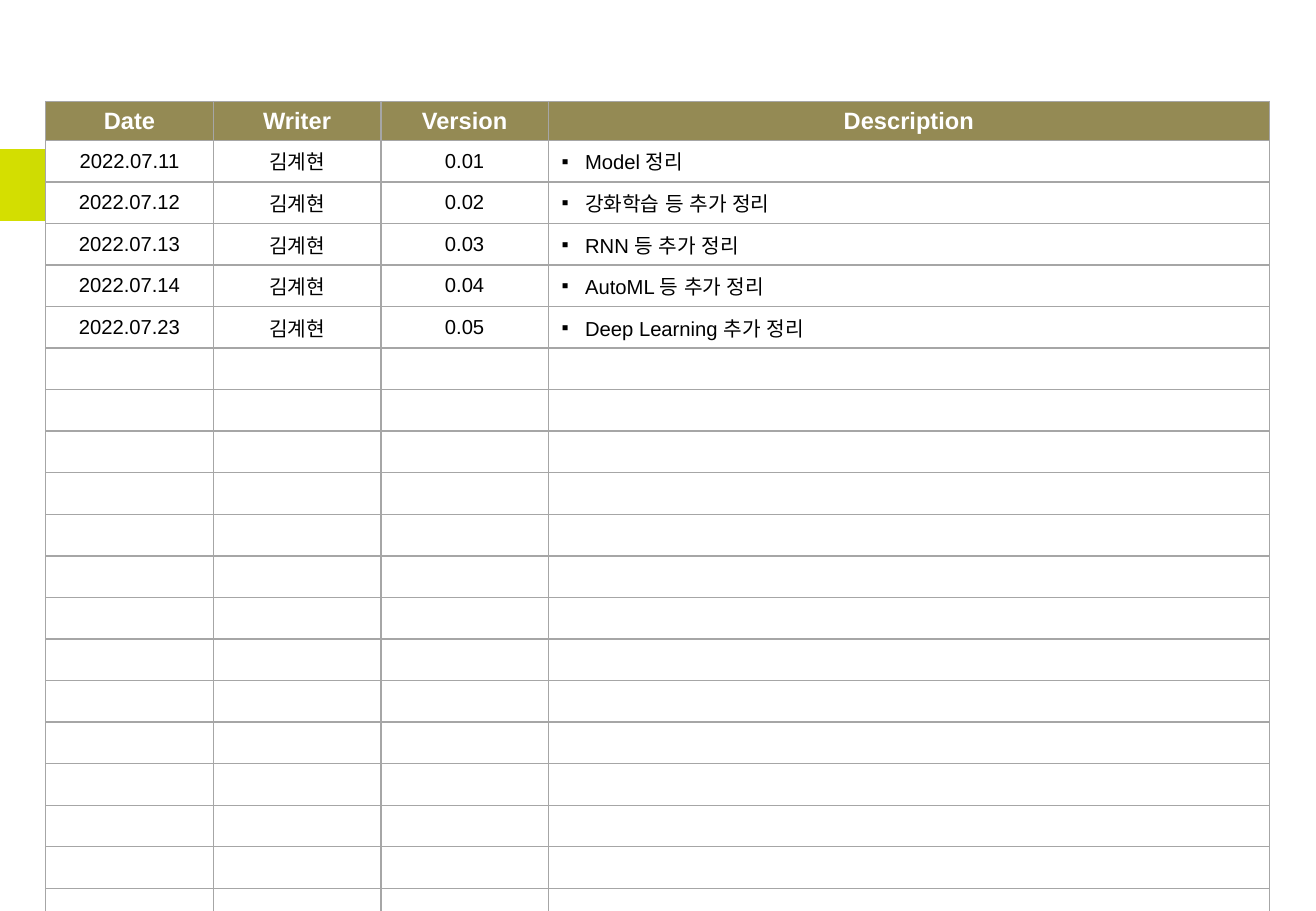
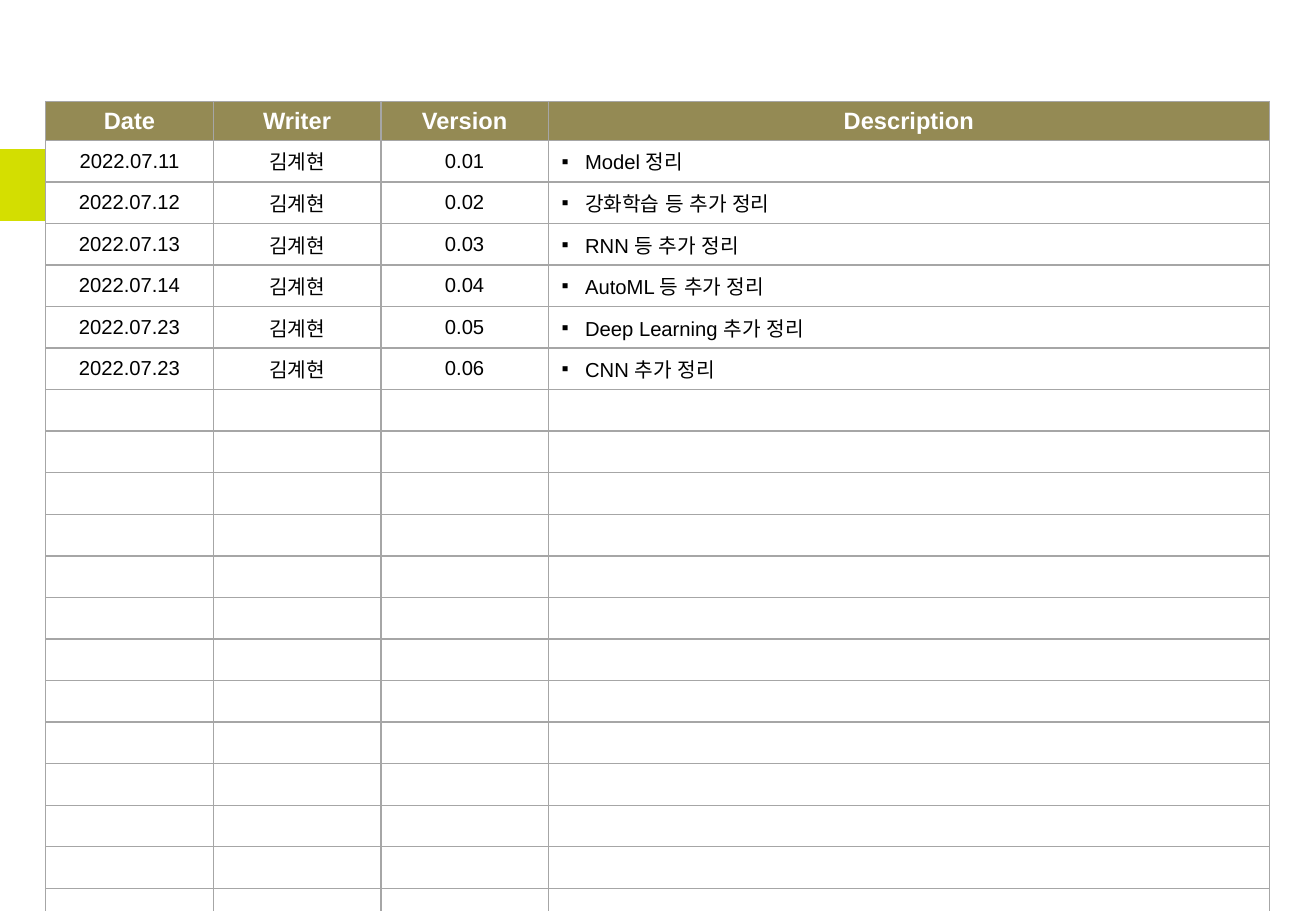
Before and after one commit to pnuskgh/EFriendExpert, a slide deck: slide 2 of laboratory/pnuskgh/docs/Deep_Learning.pptx. Drawn at 1316x911 pixels with LibreOffice and Linux fonts; fonts in the diff are those of the drawing. Boxes give left, top, right and bottom in pixels: in the first picture for what was removed or moved away, otherwise in the second. Text is boxed around its words. In the diff, an @@ line names an element or a change of style, - is before the commit and + after.

```diff
--- a/laboratory/pnuskgh/docs/Deep_Learning.pptx
+++ b/laboratory/pnuskgh/docs/Deep_Learning.pptx
@@ table at (46,102,1271,835) @@
+row 7: 2022.07.23 | 김계현 | 0.06 | CNN 추가 정리
-row 20:  |  |  | 
```
Also in this commit, not shown: 17 other slides changed, 1 slide added, 13 other files.
